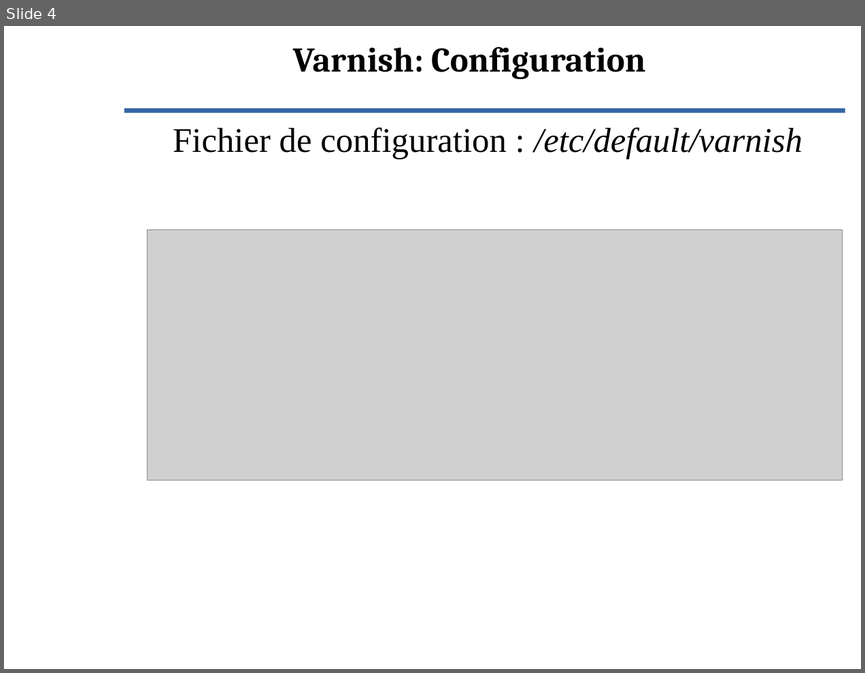
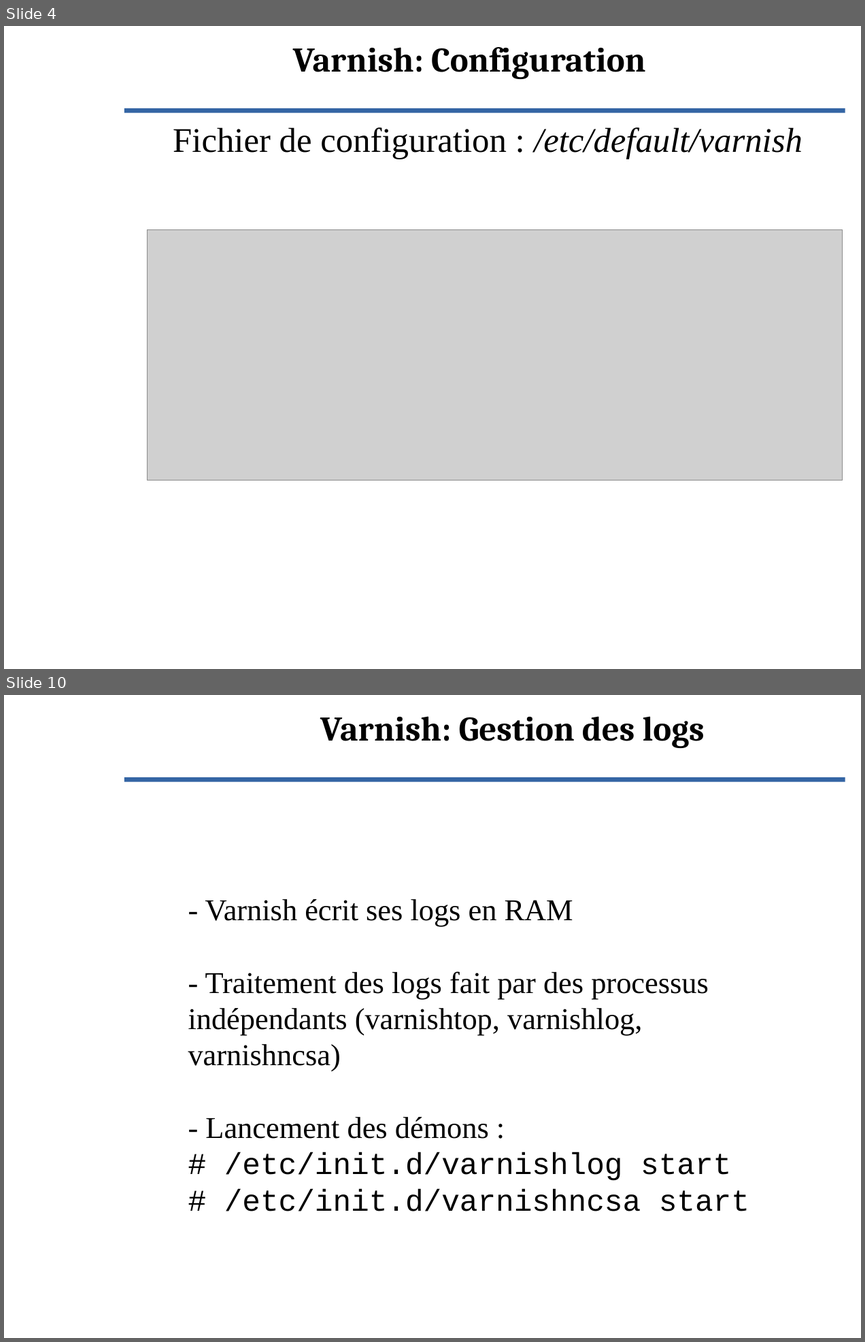
Before and after one commit to Evolix/evoformations, a slide deck: slides/varnish.odp. Shown one above the other, each under a label of ours: slide 4 before the commit, slides 4 and 10 after it; the slides between them are not shown. The pictures are 865x673 and 865x1342 pixels, drawn with LibreOffice and Linux fonts; fonts in the diff are those of the drawing; grey boxes stand for pictures; background and template pictures are left out. Boxes give left, top, right and bottom in pixels: in the first picture for what was removed or moved away, otherwise in the second. Text is boxed around its words. In the diff, an @@ line names an element or a change of style, - is before the commit and + after.

Commit message:
Write missing parts in varnish.odp.

```diff
--- a/slides/varnish.odp
+++ b/slides/varnish.odp
@@ slide 10 added at (4,695,861,1338), background picture (left out); not listed: 1 template element that a slide beside it also shows @@
@@ title added at (320,716,704,748), 32 pt, text #000000, bold @@
+Varnish: Gestion des logs
@@ text added at (188,899,749,1211), 28 pt, text #000000 @@
+- Varnish écrit ses logs en RAM
+- Traitement des logs fait par des processus indépendants (varnishtop, varnishlog, varnishncsa)
+- Lancement des démons :
+# /etc/init.d/varnishlog start
+# /etc/init.d/varnishncsa start
```
Also in this commit, not shown: 3 slides changed, 2 other slides added.
